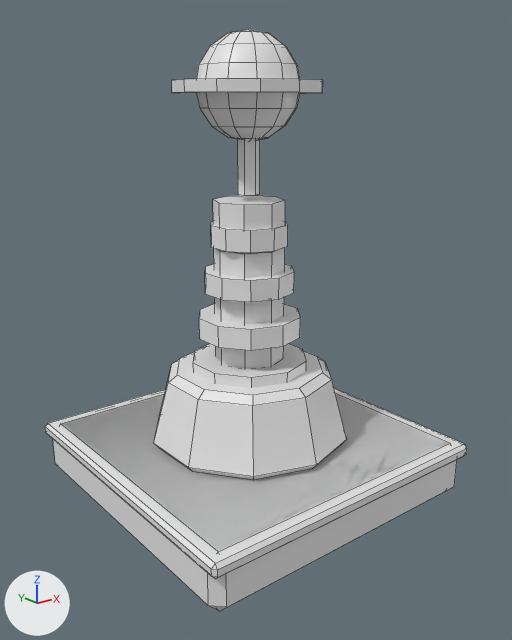
The FBX model Assets/Game/Art/Stylized/Towers/SM_Tower_Tesla_1x1_01.fbx as it was, and as the next commit left it.
Camera for both pictures: a camera (50 mm lens) standing at (-1.208, -1.541, 1.132) and looking at (-0.008, -0.041, 0.532). Lighting does not change. The marker at lower left points along +X, +Y and +Z. The picture after the commit comes second. Mesh edges are drawn as thin lines. Where no turn or scale is listed for an object, it has been applied to the vertices.

Names of what the first picture shows: 'SM_Tower_Tesla_1x1_01_Base', 'SM_Tower_Tesla_1x1_01_Head'.
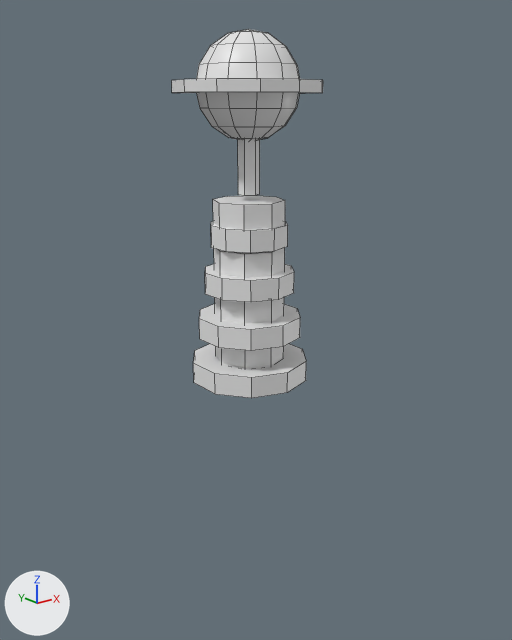
The newer file is also turned or shifted as a whole; pictures and numbers use the older file's frame.

Pixel boxes [x1, y1, x2, y2] of what changed, in the pictures (512 x 640 px):
'SM_Tower_Tesla_1x1_01_Base', no longer drawn: before [45, 351, 467, 611]

The change in detail:
Object 'SM_Tower_Tesla_1x1_01_Base' (ob_sm_tower_tesla_1x1_01_base) now shows nothing instead of me_sm_tower_tesla_1x1_01_base.
